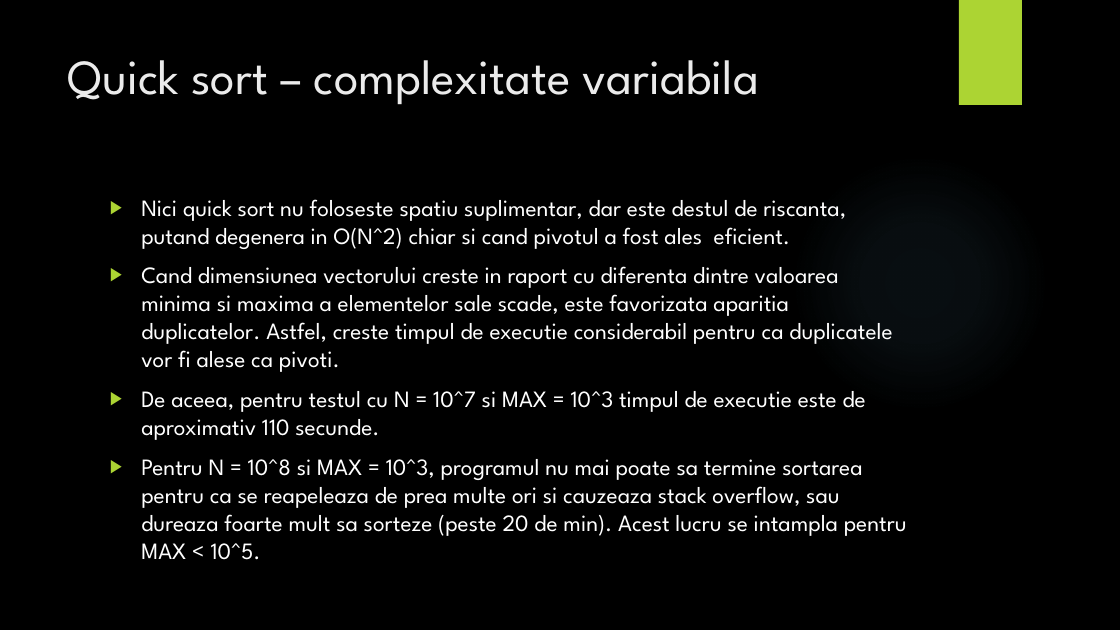
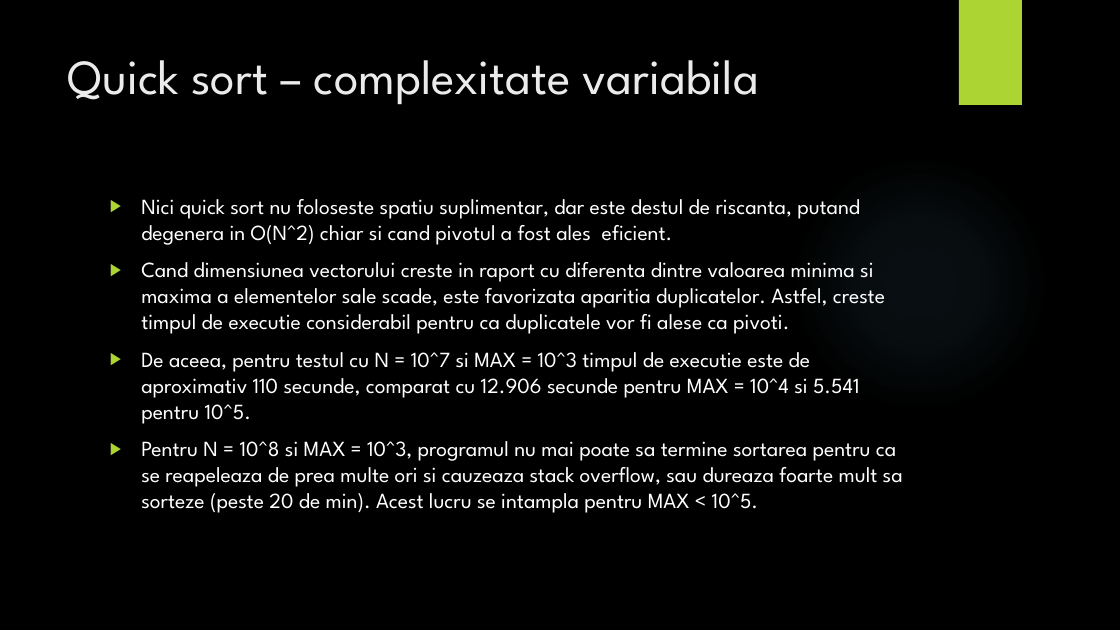
Before and after one commit to adelp13/Sorting-Algorithms, a slide deck: slide 9 of proiect1SD/Prezentare.pptx. Drawn at 1120x630 pixels with LibreOffice and Linux fonts; fonts in the diff are those of the drawing; background and template pictures are left out. Boxes give left, top, right and bottom in pixels: in the first picture for what was removed or moved away, otherwise in the second. Text is boxed around its words. In the diff, an @@ line names an element or a change of style, - is before the commit and + after.

```diff
--- a/proiect1SD/Prezentare.pptx
+++ b/proiect1SD/Prezentare.pptx
@@ text at (141, 199, 903, 513): size 20 to 18.5 pt in "Nici quick sort nu foloseste spatiu suplimentar, ...", "Cand dimensiunea vectorului creste in raport cu ...", "Pentru N = 10^8 si MAX = ..." @@
@@ text at (141, 352, 860, 424): text changed; size 20 to 18.5 pt @@
-▶ De aceea, pentru testul cu N = 10^7 si MAX = 10^3 timpul de executie este de aproximativ 110 secunde.
+▶ De aceea, pentru testul cu N = 10^7 si MAX = 10^3 timpul de executie este de aproximativ 110 secunde, comparat cu 12.906 secunde pentru MAX = 10^4 si 5.541 pentru 10^5.
```
Also in this commit, not shown: 2 other slides changed, 1 slide removed, 8 other files.
